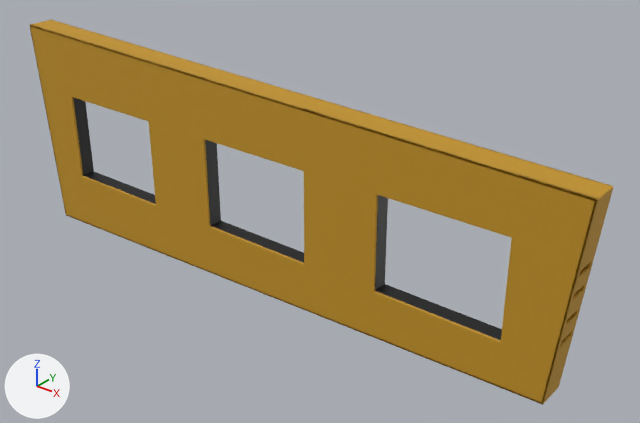
The glTF model public/models/tv-wall-bank.glb as it was, and as the next commit left it.
Before and after are seen from a 50 mm camera at (9.02, -10.03, 6.13) aimed at (0.81, 0.22, -0.22). Lighting does not change. The marker at lower left points along +X, +Y and +Z. The picture after the commit comes second. Vertices at exactly the same position are counted once.

Before the edit, the objects in view are built like this:
```python
me_open_inset_cassette_support__3_5 = bpy.data.meshes.new('Open inset cassette support -3.5')
me_open_inset_cassette_support__3_5.from_pydata(...)  # 144 vertices, 288 faces; spans x -4.65..4.65, y -0.46..-0.2, z -0.89..0.89
me_open_inset_cassette_support__3_5.materials.append(mat_recesshardware)  # black #121212
me_pierced_asymmetric_front_pressing = bpy.data.meshes.new('Pierced asymmetric front pressing')
me_pierced_asymmetric_front_pressing.from_pydata(...)  # 653 vertices, 1336 faces; spans x -5.61..5.61, y -0.5..0.0, z -1.88..2.01
me_pierced_asymmetric_front_pressing.materials.append(mat_housingamber)  # yellow #c59524
ob_wallbank_housingamber = bpy.data.objects.new('WallBank_HousingAmber', me_pierced_asymmetric_front_pressing)
ob_wallbank_housingamber.location = (0.0, 0.0, 0.0)
ob_wallbank_recesshardware = bpy.data.objects.new('WallBank_RecessHardware', me_open_inset_cassette_support__3_5)
ob_wallbank_recesshardware.location = (0.0, 0.0, 0.0)
```
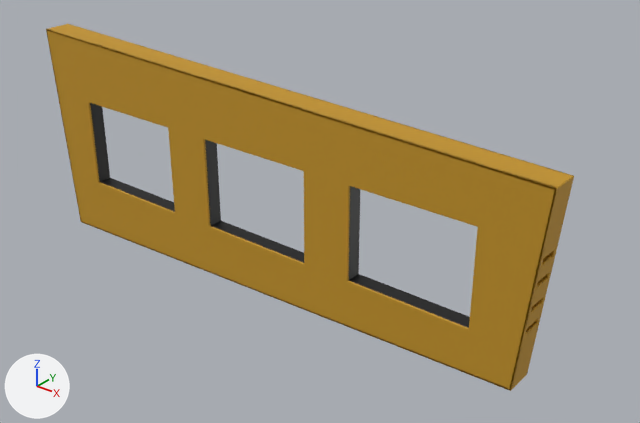
Pixel boxes (x1, y1, x2, y2) of what changed, in the pictures (640 x 423 px; the box of a moved part takes in the faces that stretch with it):
'WallBank_HousingAmber', reshaped (10% narrower)
    before: (30, 20, 614, 405)
    after: (46, 24, 574, 391)
'WallBank_RecessHardware', reshaped (mostly hidden)
    before: (73, 97, 502, 340)
    after: (90, 103, 470, 328)
part 1 of me_pierced_asymmetric_front_pressing, moved or reshaped
    before: (32, 20, 612, 200)
    after: (47, 24, 573, 190)
part 2 of me_pierced_asymmetric_front_pressing, moved or reshaped (mostly hidden)
    before: (30, 30, 66, 212)
    after: (46, 30, 81, 220)
part 3 of me_pierced_asymmetric_front_pressing, moved or reshaped
    before: (542, 187, 613, 404)
    after: (509, 177, 574, 390)
part 4 of me_pierced_asymmetric_front_pressing, moved or reshaped
    before: (30, 22, 614, 405)
    after: (46, 26, 574, 391)
part 5 of me_open_inset_cassette_support__3_5, moved or reshaped
    before: (73, 97, 156, 204)
    after: (90, 103, 175, 212)
part 6 of me_open_inset_cassette_support__3_5, moved or reshaped
    before: (375, 195, 502, 340)
    after: (349, 186, 470, 328)

Edits to the bpy script that builds the scene:
```text
Change me_pierced_asymmetric_front_pressing:
    used by ob_wallbank_housingamber; location = (0.0, 0.0, 0.0)
    remove me_pierced_asymmetric_front_pressing.from_pydata(...)  # 653 vertices, 1336 faces; spans x -5.61..5.61, y -0.5..0.0, z -1.88..2.01
    add me_pierced_asymmetric_front_pressing.from_pydata(...)  # 653 vertices, 1336 faces; spans x -5.1..5.1, y -0.5..0.0, z -1.88..2.01
    me_pierced_asymmetric_front_pressing part 1: the loose piece of 24 vertices spanning x -5.61..5.61, y -0.5..0.0, z 1.63..2.01 is scaled about its middle by (0.908, 1, 1)
    me_pierced_asymmetric_front_pressing part 2: the loose piece of 200 vertices spanning x -5.61..-5.26, y -0.5..0.0, z -1.88..2.01 is scaled about its middle by (0.91, 1, 1), then moved by (0.5, 0.0, 0.0)
    me_pierced_asymmetric_front_pressing part 3: the loose piece of 200 vertices spanning x 5.26..5.61, y -0.5..0.0, z -1.52..1.66 is scaled about its middle by (0.91, 1, 1), then moved by (-0.5, 0.0, 0.0)
    me_pierced_asymmetric_front_pressing part 4: 189 of 653 vertices moved; they spanned x -5.61..5.61, y -0.5..0.0, z -1.88..2.01 and now span x -5.1..5.1, y -0.5..0.0, z -1.88..2.01; mean shift (0.0, 0.0, 0.0); largest move (-5.61, -0.5, 2.01) -> (-5.09, -0.5, 2.01)
Change me_open_inset_cassette_support__3_5:
    used by ob_wallbank_recesshardware; location = (0.0, 0.0, 0.0)
    remove me_open_inset_cassette_support__3_5.from_pydata(...)  # 144 vertices, 288 faces; spans x -4.65..4.65, y -0.46..-0.2, z -0.89..0.89
    add me_open_inset_cassette_support__3_5.from_pydata(...)  # 144 vertices, 288 faces; spans x -4.15..4.15, y -0.46..-0.2, z -0.89..0.89
    me_open_inset_cassette_support__3_5 part 5: the loose piece of 48 vertices spanning x -4.65..-2.35, y -0.46..-0.2, z -0.89..0.89 is moved by (0.5, 0.0, 0.0)
    me_open_inset_cassette_support__3_5 part 6: the loose piece of 48 vertices spanning x 2.35..4.65, y -0.46..-0.2, z -0.89..0.89 is moved by (-0.5, 0.0, 0.0)
```
